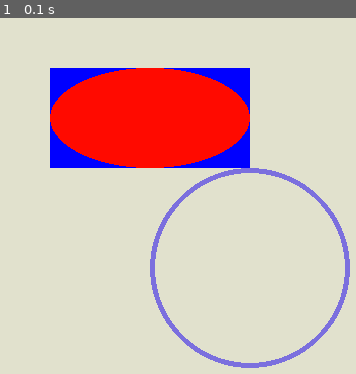
Above: before the commit, frame 1.
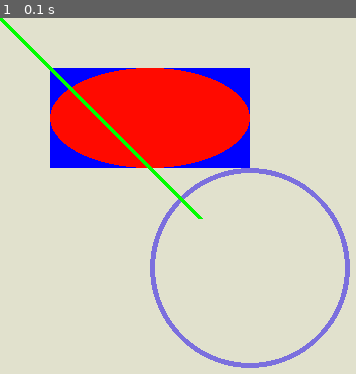
Above: after the commit, the same moment.

Repository: porregu/unit10
Game: pygame game, started from pygame_demo.py
Same seed, same stepped clock (60 frames per second), same inputs: the game is played once before the commit and once after it.
Inputs:
- Up to frame 1 (0.1 s): no input

The runs differ from the first frame. In frame 1, 0.8% of the frame differs, in the area x 0-58%, y 0-57%.

Commit message:
work on class work 2

Diff:
--- a/claswrok1.py
+++ b/claswrok1.py
@@ -9,9 +9,12 @@
 main_surface.fill((255, 255, 255))
 
 pygame.draw.polygon(main_surface,(0, 255, 0), ((300, 50), (400, 100), (375, 200), (250, 200), (200, 100)), 0)
-pygame.draw.line(main_surface,())
-
-
+pygame.draw.line(main_surface,(0, 0, 255), (255, 80), (305, 80), 5)
+pygame.draw.line(main_surface,(0, 0, 255), (305, 80), (255, 100), 1)
+pygame.draw.line(main_surface,(0, 0, 255), (255, 100), (305, 100), 5)
+pygame.draw.rect(main_surface, (255, 0, 0), (320, 125, 100, 50),0)
+pygame.draw.circle(main_surface, (0, 0, 255), (400, 50), 12, 0)
+pygame.draw.ellipse(main_surface,( 255, 10, 0), (400, 200, 40, 70),2)
 while True:
     pygame.display.update()
     for event in pygame.event.get():
--- /dev/null
+++ b/claswrok2.py
@@ -0,0 +1,23 @@
+import pygame, sys
+from pygame.locals import *
+import random
+
+pygame.init()
+
+main_surface = pygame.display.set_mode((1000, 800), 0, 32)
+
+pygame.display.set_caption(" claswork - 2")
+main_surface.fill((0, 76, 103))
+pygame.draw.circle(main_surface, (255, 255, 0), (100, 100), 50, 0)
+for x in range(24):
+    random1 = random.randint(10, 1000)
+    random3 = random.randint(10, 800)
+    pygame.draw.circle(main_surface, (255, 255, 255), (random1, random3), 5, 0)
+pygame.draw.polygon(main_surface,(0, 255, 0), ((0, 800), (0, 150), (50, 100), (150, 100), (150, 150), (40, 150), (40, 200), (100, 200), (100, 250), (200, 250), (200, 300), (20, 300), (20, 350), (40, 350), (40, 400), (175, 400), (175, 600), (60, 600), (60, 700), (0, 700), (0, 800)), 0)
+
+while True:
+    pygame.display.update()
+    for event in pygame.event.get():
+        if event.type == QUIT:
+            pygame.quit()
+            sys.exit()
--- a/pygame_demo.py
+++ b/pygame_demo.py
@@ -11,8 +11,9 @@
 pygame.draw.rect(main_surface, (0, 0, 255), (50, 50, 200, 100),0)
 pygame.draw.circle(main_surface, (123, 111, 222), (250, 250), 100, 5)
 #pygame.draw.polygon(main_surface, (225, 255, 205), (25, 100), (125,250), (400, 300), (125, 100), 0)
-#pygame.draw.line(main_surface, (100, 100, 100), )
 pygame.draw.ellipse(main_surface,( 255, 10, 0), (50, 50, 200, 100),0)
+pygame.draw.line(main_surface, (0, 255, 0), (0, 0), (200, 200), 5)
+
 while True:
     pygame.display.update()
     for event in pygame.event.get():
